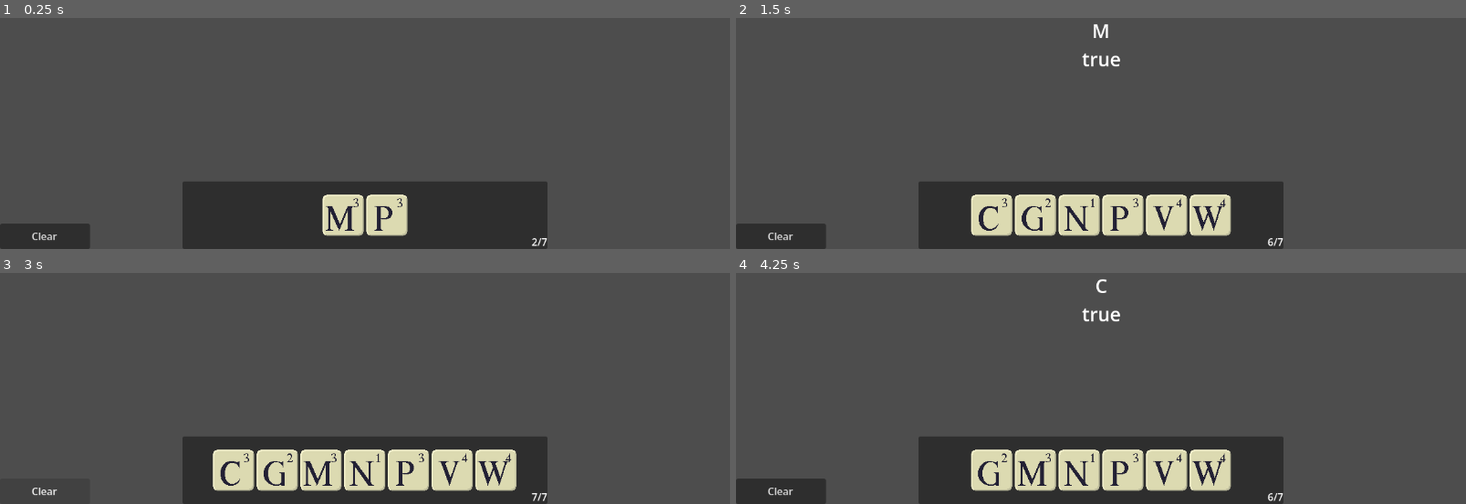
Above: before the commit, frames 1-4 (two rows, left to right).
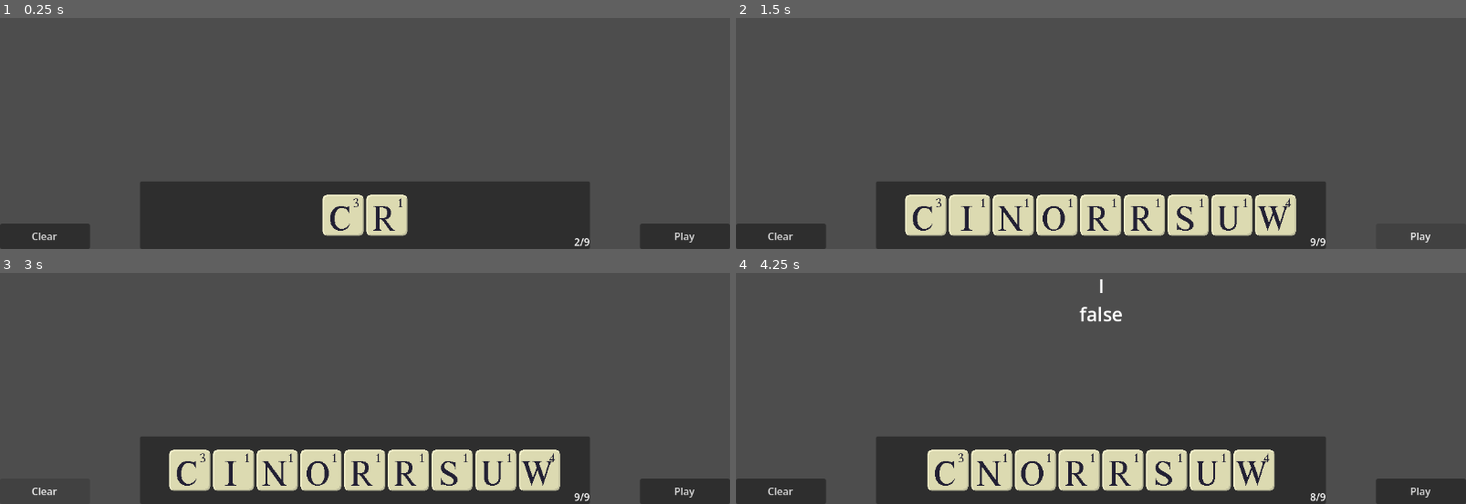
Above: after the commit, the same moments.

Repository: Dead-Vortex/Lexigraph
Game: Godot game, scene res://scenes/game.tscn
Two runs of this game, one before a commit and one after it. Both use one fixed random seed, a clock stepped at 60 frames per second and the inputs below.
Inputs (mouse positions are in pixels of both pictures, inside the frame that each line leads up to):
- Up to frame 1 (0.25 s): no input
- Up to frame 2 (1.5 s): click (1057, 214) at 0.52 s; click (1422, 237) at 1.25 s, where only the run after the commit has a clickable "Play"
- Up to frame 3 (3 s): click (686, 492) at 2 s, where only the run after the commit has a clickable "Play"; click "Clear" at 2.75 s
- Up to frame 4 (4.25 s): click (969, 469) at 3.52 s

The runs differ from the first frame. In frame 1, 5.1% of the frame differs, in the area x 19-100%, y 70-100%; in frame 2, 8.6%, in the area x 19-96%, y 2-100%; in frame 3, 7.2%; in frame 4, 7.8%.

Commit message:
Add web export docs and update game scripts
Add generated web export artifacts under docs/ (index.html, index.js, index.wasm, index.pck, icons, and audio worklet files including godot-processor and position-reporting processor). Update project files: export_presets.cfg, scenes/game.tscn, scripts/game.gd, and scripts/tile.gd to reflect export/behavior changes. Also add a single word to dictionary.txt ('fart'). This commit brings the Godot project web build and related runtime helpers into the repository.

i ai generated this hopefully its not too long

Diff:
--- a/scenes/game.tscn
+++ b/scenes/game.tscn
@@ -22,9 +22,9 @@
 anchor_top = 1.0
 anchor_right = 0.5
 anchor_bottom = 1.0
-offset_left = -288.0
+offset_left = -355.0
 offset_top = -107.0
-offset_right = 288.0
+offset_right = 355.0
 grow_horizontal = 2
 grow_vertical = 0
 
@@ -37,7 +37,7 @@
 layout_mode = 2
 size_flags_horizontal = 8
 size_flags_vertical = 8
-text = "0/7"
+text = "0/9"
 
 [node name="WordDisplay" type="Label" parent="." unique_id=1085818767]
 layout_mode = 1
@@ -66,4 +66,18 @@
 grow_vertical = 0
 text = "Clear"
 
+[node name="PlayWord" type="Button" parent="." unique_id=121515665]
+layout_mode = 1
+anchors_preset = 3
+anchor_left = 1.0
+anchor_top = 1.0
+anchor_right = 1.0
+anchor_bottom = 1.0
+offset_left = -142.0
+offset_top = -40.0
+grow_horizontal = 0
+grow_vertical = 0
+text = "Play"
+
 [connection signal="pressed" from="ClearWord" to="." method="_on_word_cleared"]
+[connection signal="pressed" from="PlayWord" to="." method="_on_word_played"]
--- a/scripts/game.gd
+++ b/scripts/game.gd
@@ -6,6 +6,9 @@
 @onready var word_display = $WordDisplay
 
 var en_dictionary : PackedStringArray
+
+var hand_size : int = 9
+var deck = []
 
 var typed_word : String
 
@@ -17,16 +20,58 @@
 
 func in_dictionary(word: String) -> bool:
 	var lower_word = word.to_lower()
-	return lower_word in en_dictionary
+	if lower_word in en_dictionary and len(lower_word) >= 2:
+		return true
+	else:
+		return false
 
 func _ready() -> void:
 	load_dictionary()
-	for i in 7:
-		draw_new_tile()
-		await get_tree().create_timer(0.2).timeout
+	# Create base deck
+	for i in 12:
+		if i <= 9:
+			deck.append(1)
+			deck.append(9)
+		if i <= 2:
+			deck.append(2)
+			deck.append(3)
+			deck.append(6)
+			deck.append(8)
+			deck.append(13)
+			deck.append(16)
+			deck.append(22)
+			deck.append(23)
+			deck.append(25)
+		if i <= 4:
+			deck.append(4)
+			deck.append(12)
+			deck.append(19)
+			deck.append(21)
+		deck.append(5)
+		if i <= 3:
+			deck.append(7)
+		if i == 1:
+			deck.append(10)
+			deck.append(11)
+			deck.append(17)
+			deck.append(24)
+			deck.append(26)
+		if i <= 6:
+			deck.append(14)
+			deck.append(18)
+			deck.append(20)
+		if i <= 8:
+			deck.append(15)
+	deck.shuffle()
+	for i in hand_size:
+		var chosen_letter = deck.pick_random()
+		deck.remove_at(deck.find(chosen_letter))
+		draw_new_tile(Letters.NUM_TO_LETTER[chosen_letter])
+		await get_tree().create_timer(0.14).timeout
+	#print(deck)
 
 func _process(_delta) -> void:
-	handCounter.text = str(hand.get_child_count()) + "/7"
+	handCounter.text = str(hand.get_child_count()) + "/" + str(hand_size)
 
 func draw_new_tile(letter = "") -> void:
 	var tile_instance = tile_scene.instantiate()
@@ -52,3 +97,6 @@
 		draw_new_tile(typed_word[i])
 	typed_word = ""
 	word_display.text = typed_word
+
+func _on_word_played() -> void:
+	pass # Replace with function body.
--- a/scripts/tile.gd
+++ b/scripts/tile.gd
@@ -31,5 +31,5 @@
 	tooltip_text = "\"" + Letters.NUM_TO_LETTER[letter] + "\"\n" + str(number) + " Point" + ("s" if number != 1 else "")
 
 func _on_tile_clicked() -> void:
-	print("hello from " + name)
+	#print("hello from " + name)
 	emit_signal("tile_clicked", self)
Not shown, changed: dictionary.txt
Binary file added: docs/index.apple-touch-icon.png
Binary file added: docs/index.icon.png
Binary file added: docs/index.png
Not shown, changed: export_presets.cfg
Not shown, added: docs/index.audio.position.worklet.js
Not shown, added: docs/index.audio.worklet.js
Not shown, added: docs/index.html
Not shown, added: docs/index.js
Not shown, added: docs/index.pck
Not shown, added: docs/index.wasm
